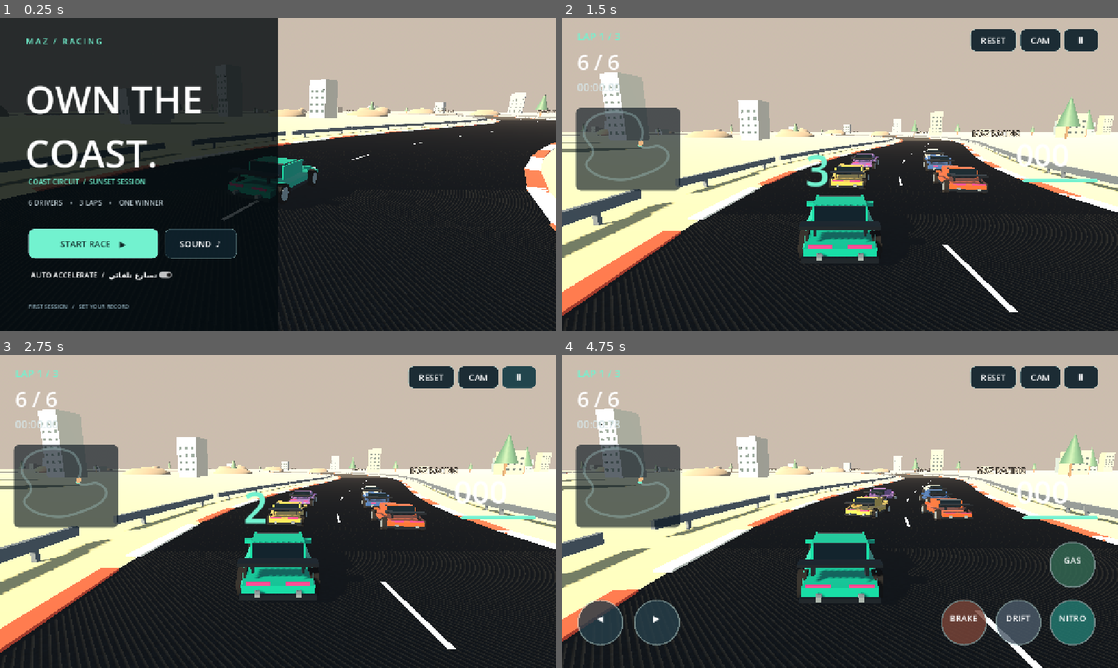
Above: before the commit, frames 1-4 (two rows, left to right).
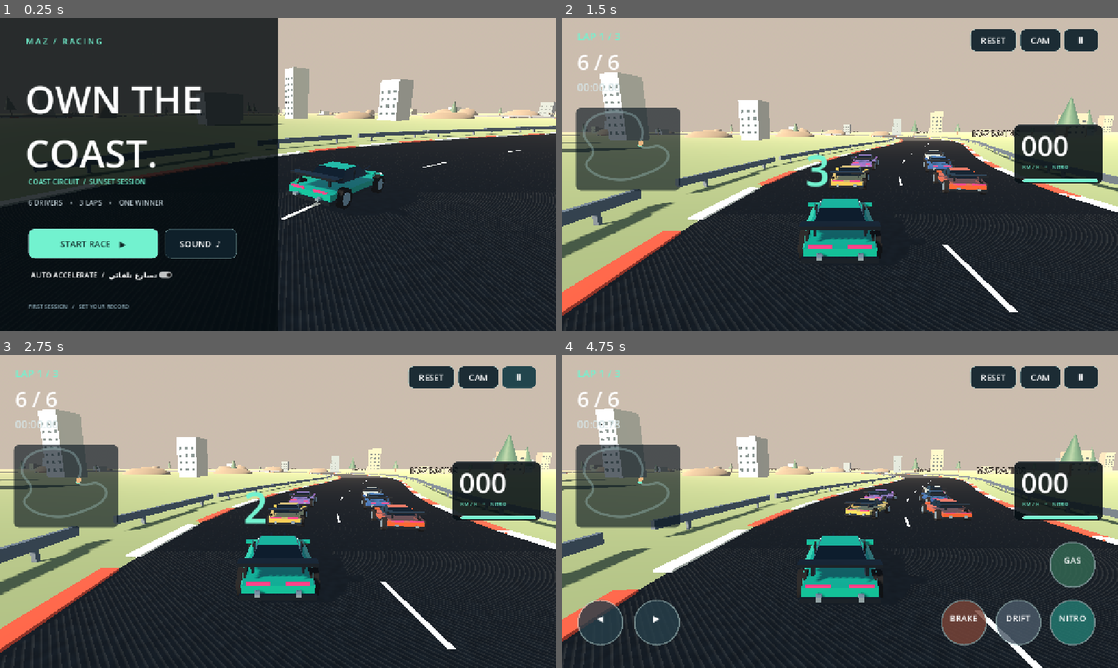
Above: after the commit, the same moments.

Repository: mohammedzaton/Maz-neon
Game: Godot game, scene res://main.tscn
Two runs of this game, one before a commit and one after it. Both use one fixed random seed, a clock stepped at 60 frames per second and the inputs below.
Inputs (mouse positions are in pixels of both pictures, inside the frame that each line leads up to):
- Up to frame 1 (0.25 s): no input
- Up to frame 2 (1.5 s): click "START RACE ▶" at 0.5 s; move the mouse to (962, 158) at 1.27 s; hold Right (steer_right) from 1.28 s (still down); hold Shift (boost) from 1.28 s (still down); click (962, 158) at 1.42 s
- Up to frame 3 (2.75 s): release Right (steer_right) at 2 s; release Shift (boost) at 2 s; click "Ⅱ" at 2 s
- Up to frame 4 (4.75 s): click "CAM" at 2.75 s; click "RESET" at 3.5 s; move the mouse to (728, 527) at 4.27 s; hold Down (brake) from 4.28 s (still down); tap C (camera_view) at 4.35 s; click (728, 527) at 4.42 s

The runs differ from the first frame. In frame 1, 14% of the frame differs, in the area x 0-100%, y 15-100%; in frame 2, 15%, in the area x 0-100%, y 25-90%; in frame 3, 15%; in frame 4, 15%.

Commit message:
Polish native car silhouettes and telemetry; enable Android texture import

Diff:
--- a/godot/project.godot
+++ b/godot/project.godot
@@ -16,6 +16,7 @@
 [rendering]
 renderer/rendering_method="gl_compatibility"
 renderer/rendering_method.mobile="gl_compatibility"
+textures/vram_compression/import_etc2_astc=true
 textures/default_filters/use_nearest_mipmap_filter=false
 textures/default_filters/default_texture_filter=2
 environment/defaults/default_clear_color=Color(0.07, 0.12, 0.18, 1)
--- a/godot/scripts/car_model.gd
+++ b/godot/scripts/car_model.gd
@@ -59,12 +59,22 @@
  body.add_child(shell)
  box(body,Vector3(1.85,0.25,4.1),Vector3(0,0.51,0),paint)
  box(body,Vector3(1.91,0.12,4.26),Vector3(0,0.35,0),black)
- var cabin = box(body,Vector3(1.48,0.5,1.65),Vector3(0,1.07,0.1),glass)
- cabin.rotation.x = -0.06
- box(body,Vector3(1.47,0.07,1.0),Vector3(0,1.34,0.25),paint)
- for x in [-0.77,0.77]:
-  box(body,Vector3(0.075,0.52,1.6),Vector3(x,1.05,0.1),paint)
-  box(body,Vector3(0.25,0.12,0.23),Vector3(x*1.34,1.0,-0.64),paint)
+ # Sloped windshield, tapered roof and rear glass, rather than a box cabin.
+ var fl = Vector3(-0.74,0.85,-0.94)
+ var fr = Vector3(0.74,0.85,-0.94)
+ var tl = Vector3(-0.57,1.27,-0.29)
+ var tr = Vector3(0.57,1.27,-0.29)
+ var bl = Vector3(-0.6,1.25,0.65)
+ var br = Vector3(0.6,1.25,0.65)
+ var rl = Vector3(-0.78,0.85,1.16)
+ var rr = Vector3(0.78,0.85,1.16)
+ glass.cull_mode = BaseMaterial3D.CULL_DISABLED
+ for quad in [[fl,fr,tr,tl],[rl,bl,br,rr],[fl,tl,bl,rl],[fr,rr,br,tr]]:
+  surface(body,quad,glass)
+ surface(body,[tl,tr,br,bl],paint)
+ for x in [-0.74,0.74]:
+  box(body,Vector3(0.045,0.38,0.065),Vector3(x,1.02,0.25),black)
+  box(body,Vector3(0.25,0.1,0.23),Vector3(x*1.34,0.98,-0.64),paint)
  var white = material(Color("d9f3ec"))
  white.emission_enabled = true
  white.emission = Color("c5e9ee")
@@ -126,3 +136,14 @@
  for flame in flames:
   flame.visible = boosting
   flame.scale.z = randf_range(0.7,1.35)
+
+func surface(parent: Node3D, quad: Array, mat: Material) -> void:
+ var st = SurfaceTool.new()
+ st.begin(Mesh.PRIMITIVE_TRIANGLES)
+ for index in [0,1,2,0,2,3]:
+  st.add_vertex(quad[index])
+ st.generate_normals()
+ var m = MeshInstance3D.new()
+ m.mesh = st.commit()
+ m.material_override = mat
+ parent.add_child(m)
--- a/godot/scripts/game.gd
+++ b/godot/scripts/game.gd
@@ -227,7 +227,8 @@
   menu_angle += delta*0.08
   var target = player.global_position+Vector3.UP*0.7
   camera.global_position = target+Vector3(7.2+sin(menu_angle)*1.2,2.6,7.5)
-  camera.look_at(target,Vector3.UP)
+  var camera_right = (target-camera.global_position).normalized().cross(Vector3.UP)
+  camera.look_at(target-camera_right*2.7,Vector3.UP)
   return
  var forward = -player.global_transform.basis.z
  var desired: Vector3
--- a/godot/scripts/hud.gd
+++ b/godot/scripts/hud.gd
@@ -14,6 +14,8 @@
 var pause_menu: Control
 var results: Control
 var speed_label: Label
+var speed_back: Panel
+var unit_label: Label
 var lap_label: Label
 var position_label: Label
 var time_label: Label
@@ -102,7 +104,13 @@
  lap_label = label(race_ui,"LAP 1 / 3",24,Vector2(35,25),Vector2(250,40),CYAN)
  position_label = label(race_ui,"6 / 6",48,Vector2(35,68),Vector2(250,70))
  time_label = label(race_ui,"00:00.00",25,Vector2(35,142),Vector2(260,40),Color("d6e5e7"))
- speed_label = label(race_ui,"000",72,Vector2(0,0),Vector2(200,100))
+ speed_back = Panel.new()
+ speed_back.size = Vector2(205,137)
+ speed_back.add_theme_stylebox_override("panel",style(Color(0.025,0.06,0.08,0.88)))
+ speed_back.mouse_filter = Control.MOUSE_FILTER_IGNORE
+ race_ui.add_child(speed_back)
+ speed_label = label(race_ui,"000",64,Vector2(0,0),Vector2(190,85))
+ unit_label = label(race_ui,"KM / H    •    NITRO",12,Vector2(0,0),Vector2(190,30),CYAN)
  drift_label = label(race_ui,"",20,Vector2(0,0),Vector2(400,45),CYAN)
  nitro_bar = ProgressBar.new()
  nitro_bar.show_percentage = false
@@ -186,7 +194,9 @@
  for i in touch_buttons.size():
   var positions = [Vector2(88,615),Vector2(218,615),Vector2(925+dx,615),Vector2(1050+dx,615),Vector2(1175+dx,615),Vector2(1175+dx,482)]
   touch_buttons[i].position = positions[i]+Vector2(0,dy)-Vector2(56,56)
- speed_label.position = Vector2(size.x-235,265)
+ speed_back.position = Vector2(size.x-240,245)
+ speed_label.position = Vector2(size.x-223,249)
+ unit_label.position = Vector2(size.x-220,334)
  nitro_bar.position = Vector2(size.x-220,370)
  drift_label.position = Vector2(size.x/2-190,105)
  countdown_label.position = Vector2(size.x/2-80,size.y/2-80)
--- a/godot/scripts/track.gd
+++ b/godot/scripts/track.gd
@@ -64,14 +64,17 @@
  asphalt = CoastCarModel.material(Color("303a43"),0.05,0.9)
  # Tileable procedural asphalt with subtle aggregate, generated once.
  var noise = FastNoiseLite.new()
- noise.frequency = 0.75
+ noise.frequency = 0.12
  var tex = NoiseTexture2D.new()
  tex.width = 128
  tex.height = 128
  tex.noise = noise
+ var ramp = Gradient.new()
+ ramp.colors = PackedColorArray([Color(0.65,0.65,0.65),Color(0.9,0.9,0.9)])
+ tex.color_ramp = ramp
  tex.seamless = true
  asphalt.albedo_texture = tex
- asphalt.uv1_scale = Vector3(7,7,7)
+ asphalt.uv1_scale = Vector3(1.8,1.8,1.8)
  asphalt.cull_mode = BaseMaterial3D.CULL_DISABLED
  asphalt.texture_filter = BaseMaterial3D.TEXTURE_FILTER_LINEAR_WITH_MIPMAPS
  mesh_strip(-9,9,asphalt,0.025)
@@ -130,17 +133,17 @@
  var e = Environment.new()
  var sky = Sky.new()
  var sm = ProceduralSkyMaterial.new()
- sm.sky_top_color = Color("24415b")
- sm.sky_horizon_color = Color("e8b68d")
+ sm.sky_top_color = Color("264f79")
+ sm.sky_horizon_color = Color("93b5c6")
  sm.ground_bottom_color = Color("34424b")
- sm.ground_horizon_color = Color("c8a786")
+ sm.ground_horizon_color = Color("819b9b")
  sm.sky_energy_multiplier = 0.7
  sky.sky_material = sm
  e.background_mode = Environment.BG_SKY
  e.sky = sky
  e.ambient_light_source = Environment.AMBIENT_SOURCE_COLOR
  e.ambient_light_color = Color("b7c8d2")
- e.ambient_light_energy = 0.65
+ e.ambient_light_energy = 0.48
  e.tonemap_mode = Environment.TONE_MAPPER_FILMIC
  e.fog_enabled = true
  e.fog_light_color = Color("aa9a8b")
@@ -149,8 +152,8 @@
  add_child(env)
  var sun = DirectionalLight3D.new()
  sun.rotation_degrees = Vector3(-27,-35,0)
- sun.light_color = Color("ffdfb0")
- sun.light_energy = 1.45
+ sun.light_color = Color("ffdfbc")
+ sun.light_energy = 1.0
  sun.shadow_enabled = true
  sun.directional_shadow_max_distance = 110
  add_child(sun)
@@ -162,7 +165,7 @@
  col.shape = shape
  col.position.y = -0.51
  ground.add_child(col)
- CoastCarModel.box(ground,Vector3(2200,0.1,2200),Vector3(0,-0.06,0),CoastCarModel.material(Color("9b9876"),0,1))
+ CoastCarModel.box(ground,Vector3(2200,0.1,2200),Vector3(0,-0.06,0),CoastCarModel.material(Color("718061"),0,1))
  var ocean = CoastCarModel.material(Color("347f8f"),0.3,0.22)
  CoastCarModel.box(self,Vector3(1300,0.2,1800),Vector3(850,-0.15,0),ocean)
 
--- a/godot/tests/render_preview.gd
+++ b/godot/tests/render_preview.gd
@@ -4,6 +4,8 @@
 func capture() -> void:
  var game = load("res://main.tscn").instantiate()
  root.add_child(game)
+ game.best_time = 0
+ game.show_home()
  for i in 50:
   await process_frame
  await RenderingServer.frame_post_draw
@@ -18,6 +20,7 @@
   await physics_frame
  await RenderingServer.frame_post_draw
  image = root.get_texture().get_image()
+ print("TELEMETRY ",game.hud.speed_label.text," position ",game.hud.speed_label.global_position)
  if image and not image.is_empty():
   image.save_png(path+"preview-race.png")
  game.queue_free()
Not shown, added: godot/tests/integration.gd.uid
Not shown, added: godot/tests/render_preview.gd.uid
